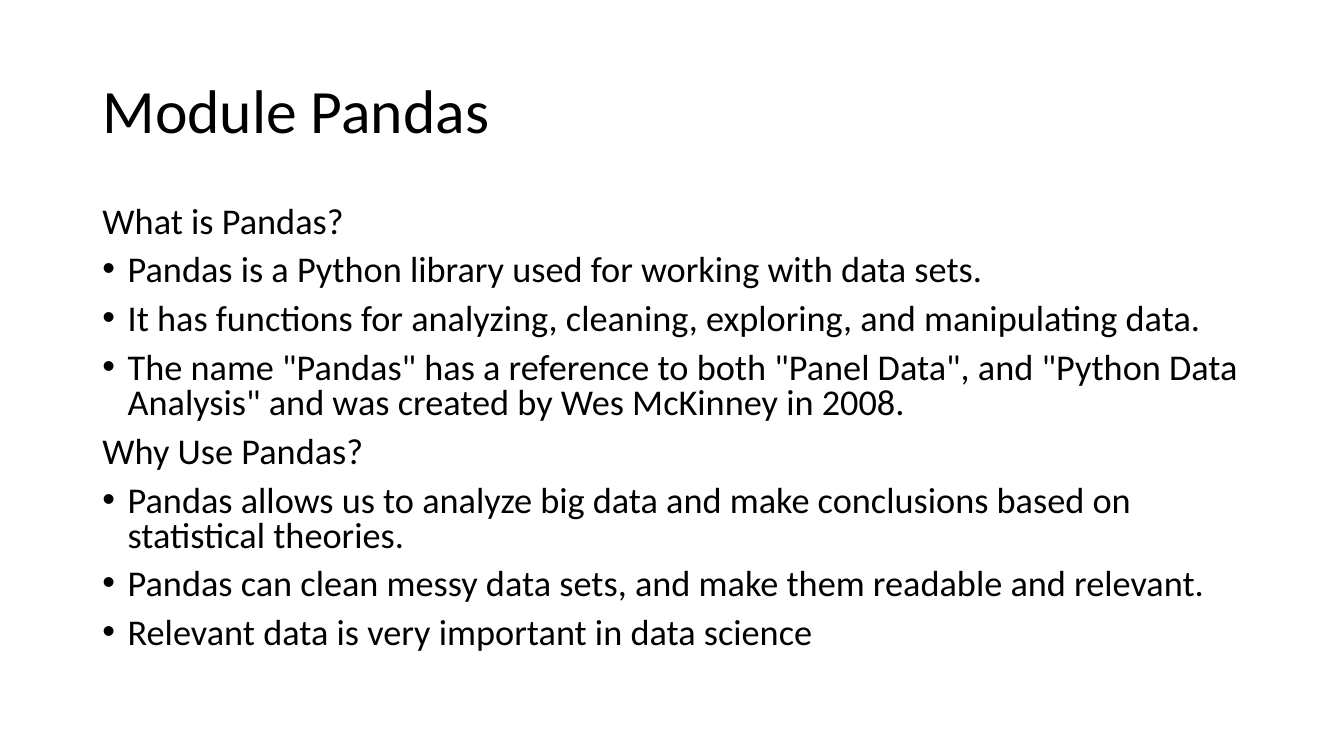
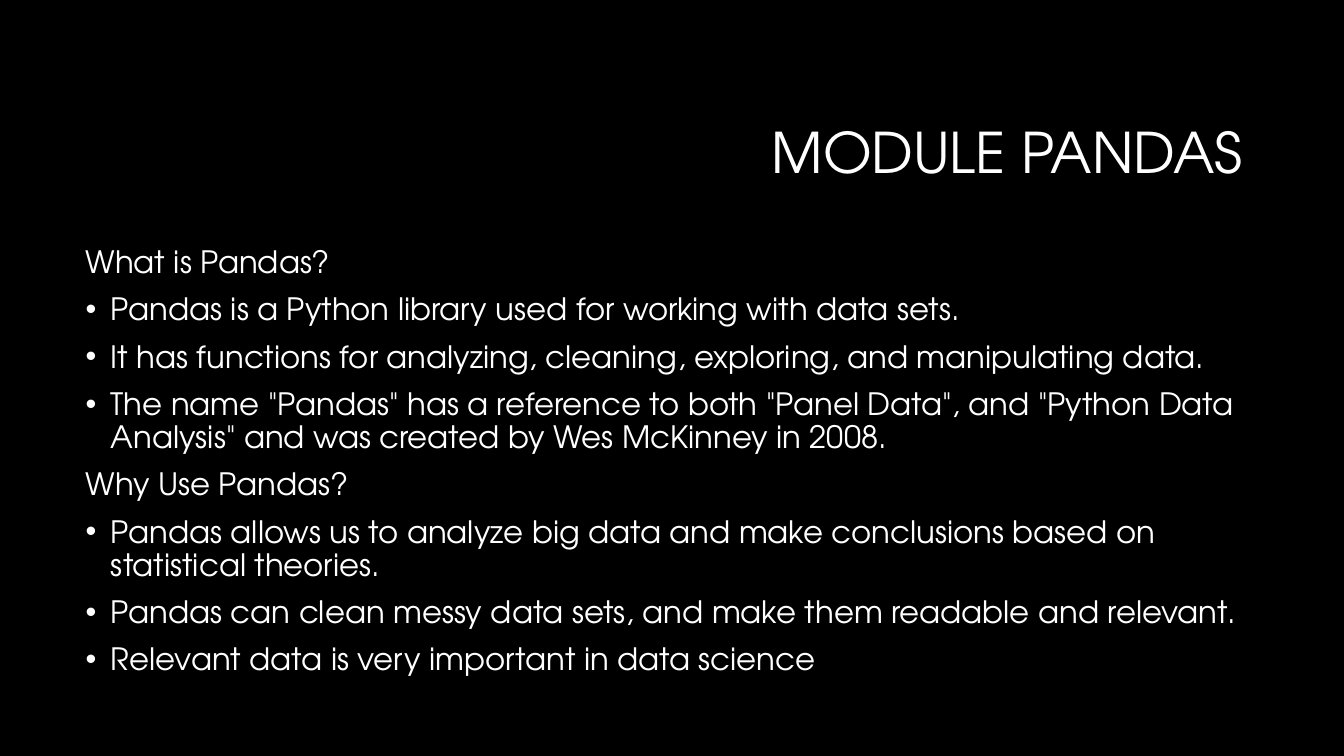
Before and after one commit to LuyangYin1/Python-for-everyone, a slide deck: slide 11 of Class-2/Class – 2.pptm. Drawn at 1344x756 pixels with LibreOffice and Linux fonts; fonts in the diff are those of the drawing; background and template pictures are left out. Boxes give left, top, right and bottom in pixels: in the first picture for what was removed or moved away, otherwise in the second. Text is boxed around its words. In the diff, an @@ line names an element or a change of style, - is before the commit and + after.

```diff
--- a/Class-2/Class – 2.pptm
+++ b/Class-2/Class – 2.pptm
@@ background #FFFFFF to #000000 @@
@@ title at [772, 131, 1242, 174]: text changed; size 44 to 40 pt; font Calibri to TeX Gyre Adventor; text colour #000000 to #FFFFFF @@
-Module Pandas
+MODULE PANDAS
@@ text "What is Pandas?": place and size @@
-text "What is Pandas?" at [102, 208, 1237, 651]
+text "What is Pandas?" at [86, 250, 1237, 676]
@@ text "What is Pandas?" at [86, 250, 1237, 676]: size 25.9 to 22 pt, font Calibri to TeX Gyre Adventor, text colour #000000 to #FFFFFF; line spacing 0.8 to 0.9 @@
```
Also in this commit, not shown: 15 other slides changed, 1 slide added, 1 slide removed.
